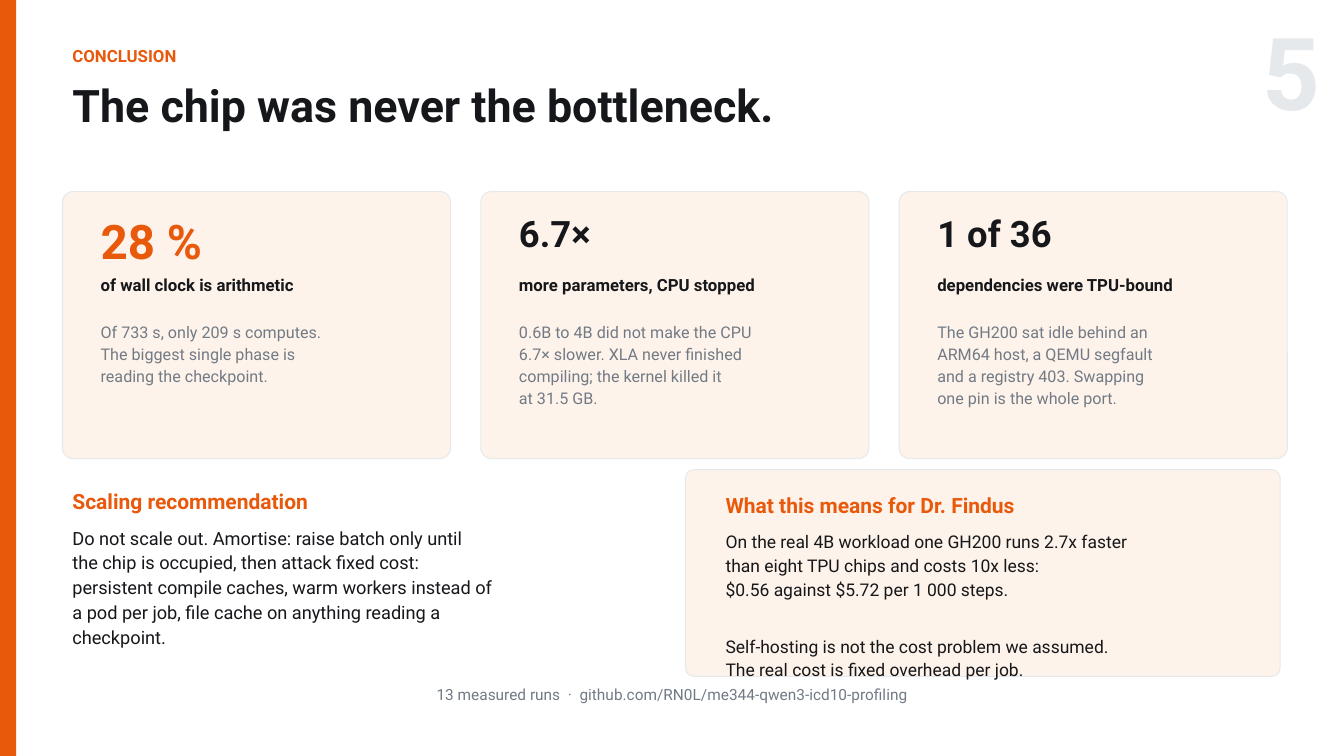
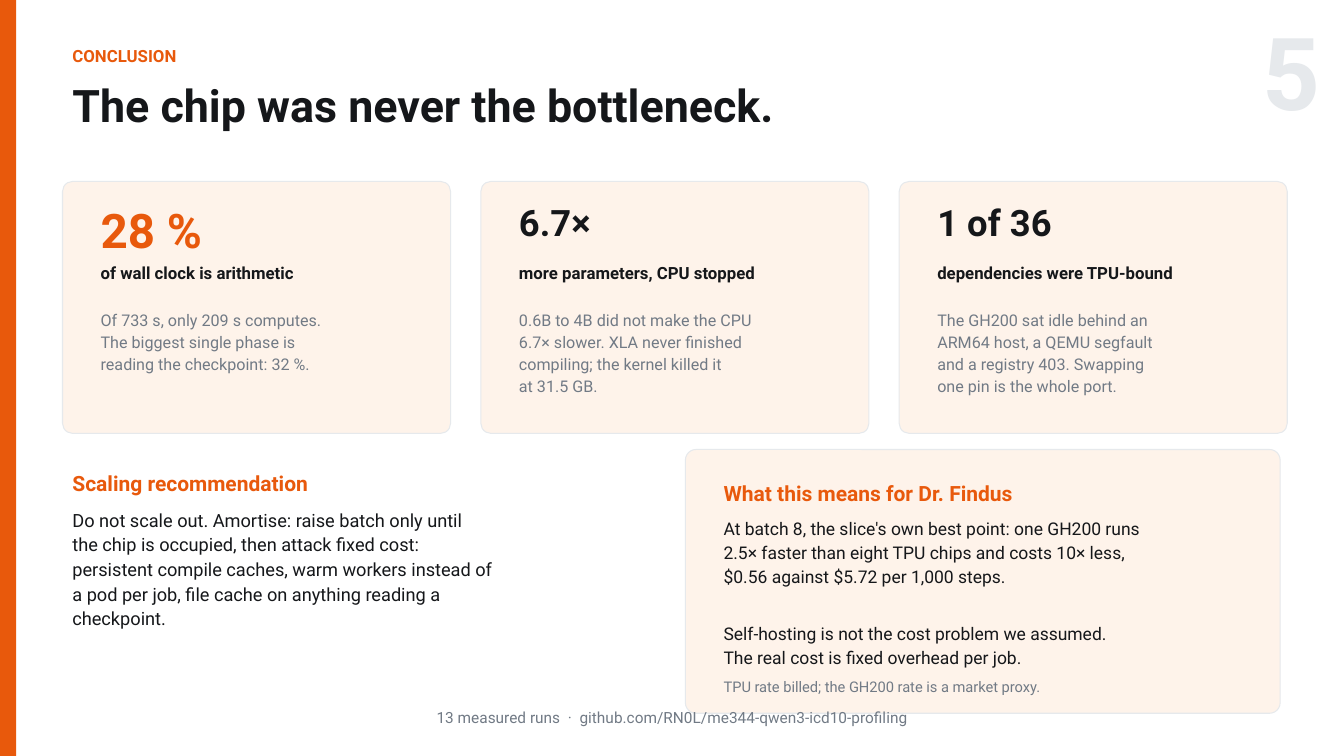
Before and after one commit to RN0L/me344-qwen3-icd10-profiling, a slide deck: slide 5 of slides/ME344_Final_Arnold_Hambuch.pptx. Drawn at 1344x756 pixels with LibreOffice and Linux fonts; fonts in the diff are those of the drawing. Boxes give left, top, right and bottom in pixels: in the first picture for what was removed or moved away, otherwise in the second. Text is boxed around its words. In the diff, an @@ line names an element or a change of style, - is before the commit and + after.

```diff
--- a/slides/ME344_Final_Arnold_Hambuch.pptx
+++ b/slides/ME344_Final_Arnold_Hambuch.pptx
@@ rounded rectangle: place and size @@
-rounded rectangle at <box>63,192,451,459</box>
+rounded rectangle at <box>63,181,451,434</box>
@@ rounded rectangle: place and size @@
-rounded rectangle at <box>481,192,869,459</box>
+rounded rectangle at <box>481,181,869,434</box>
@@ rounded rectangle: place and size @@
-rounded rectangle at <box>899,192,1288,459</box>
+rounded rectangle at <box>899,181,1288,434</box>
@@ 9 texts: place and size @@
-9 texts at <box>101,219,1173,407</box>
+9 texts at <box>101,208,1173,395</box>
@@ text at <box>101,358,290,374</box>: text changed @@
-reading the checkpoint.
+reading the checkpoint: 32 %.
@@ text "Scaling recommendation": place and size @@
-text "Scaling recommendation" at <box>72,493,308,514</box>
+text "Scaling recommendation" at <box>72,475,308,496</box>
@@ rounded rectangle: place and size @@
-rounded rectangle at <box>686,470,1280,677</box>
+rounded rectangle at <box>686,450,1280,714</box>
@@ text "What this means for Dr. ...": place and size @@
-text "What this means for Dr. ..." at <box>726,497,1014,514</box>
+text "What this means for Dr. ..." at <box>724,485,1012,502</box>
@@ text "Do not scale out. Amortise: ...": place and size @@
-text "Do not scale out. Amortise: ..." at <box>72,531,492,648</box>
+text "Do not scale out. Amortise: ..." at <box>72,513,492,629</box>
@@ text "At batch 8, the slice's ...": place and size @@
-text "At batch 8, the slice's ..." at <box>726,534,1126,680</box>
+text "At batch 8, the slice's ..." at <box>724,522,1139,668</box>
@@ text at <box>724,522,1139,587</box>: text changed @@
-On the real 4B workload one GH200 runs 2.7x faster
-than eight TPU chips and costs 10x less:
-$0.56 against $5.72 per 1 000 steps.
+At batch 8, the slice's own best point: one GH200 runs
+2.5× faster than eight TPU chips and costs 10× less,
+$0.56 against $5.72 per 1,000 steps.
@@ text added at <box>724,681,1040,695</box>, 10.5 pt, text #717A85 @@
+TPU rate billed; the GH200 rate is a market proxy.
@@ text "13 measured runs · github.com/RN0L/me344-qwen3-icd10-profili ...": place and size @@
-text "13 measured runs · github.com/RN0L/me344-qwen3-icd10-profili ..." at <box>437,688,908,703</box>
+text "13 measured runs · github.com/RN0L/me344-qwen3-icd10-profili ..." at <box>437,711,908,726</box>
```
Also in this commit, not shown: 4 other slides changed, 11 other files.
